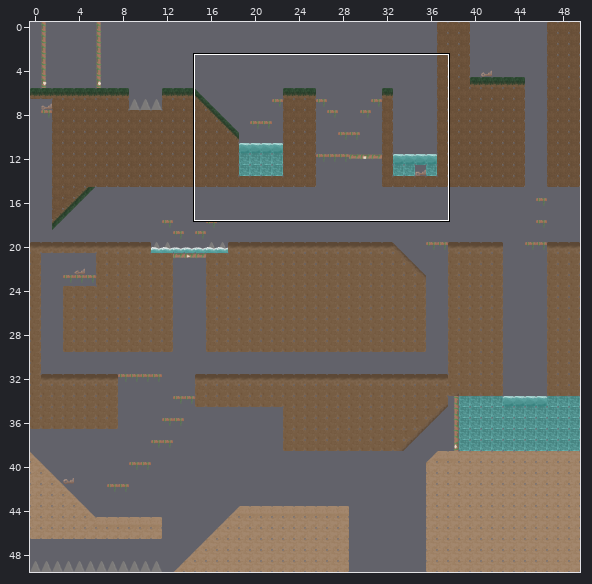
Two versions of a level (Tiled map, assets/map.tmx). The first picture is a wide view before the edit; the outline marks the close-up.
Close-up. First the earlier version:
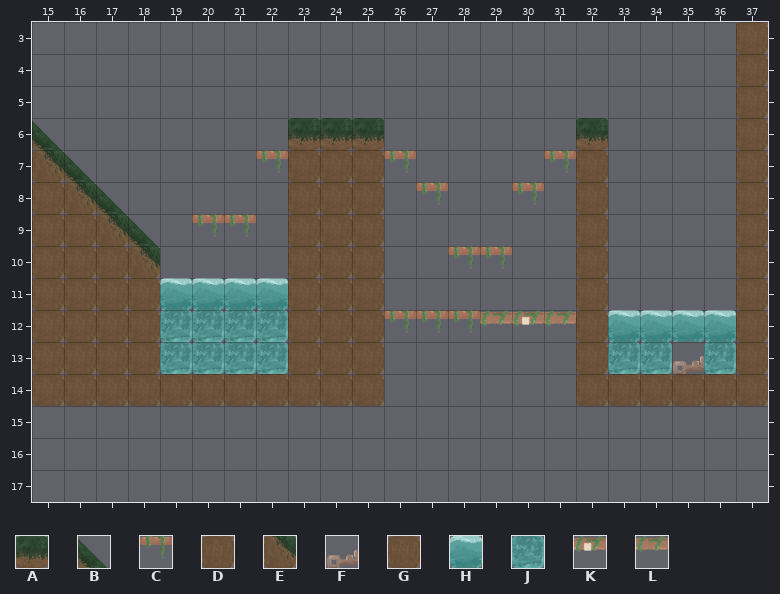
Cells are 32x32 px. Shown: x 15..37, y 3..17. The commit also changed other parts of the map, which this record leaves out.
Key: from "tuilesJeu": A 2, B 3, C 5, D 52, E 53, F 55 turned 270, G 103, H 150, J 200, K 455 turned 90, L 555 turned 90.
_ is an empty cell.
Layers that did not change in this view are not listed.
Layer "calque_plateformes" before, first column x 15:
 3 ______________________D
 4 ______________________D
 5 ______________________D
 6 B_______AAA______A____D
 7 EB_____CDDDC____CD____D
 8 DEB_____DDD_C__C_D____D
 9 DDEB_CC_DDD______D____D
10 DDDE____DDD__CC__D____D
11 DDDGHHHHDDD______D____D
12 DDDGJJJJDDDCCCLKLDHHHHD
13 DDDGJJJJDDD______DJJFJD
14 DDDGDDDDDDD______DDDDDD
15 _______________________
16 _______________________
17 _______________________
And afterwards:
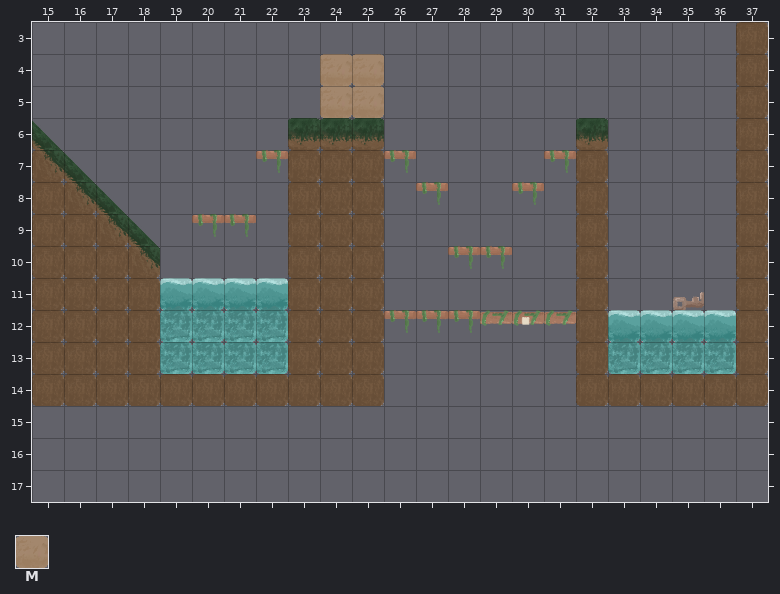
Further tiles: from "tuilesJeu": M 252.
Tiles of an added or newly shown layer are drawn over the layers below it.
Changes in this commit:
Layer "calque_plateformes":
There is now tile F in row 11 at x 35.
The edit turns tile F into tile J in row 13 at x 35.
Layer "tp" (added):
There is now tile M in rows 4 to 5 at x 24 to 25.
Pixel boxes of the changes (left, top, right, bottom) in both close-ups:
added: (320, 54, 384, 118)
added: (673, 292, 704, 310)
changed: (672, 342, 704, 374)
